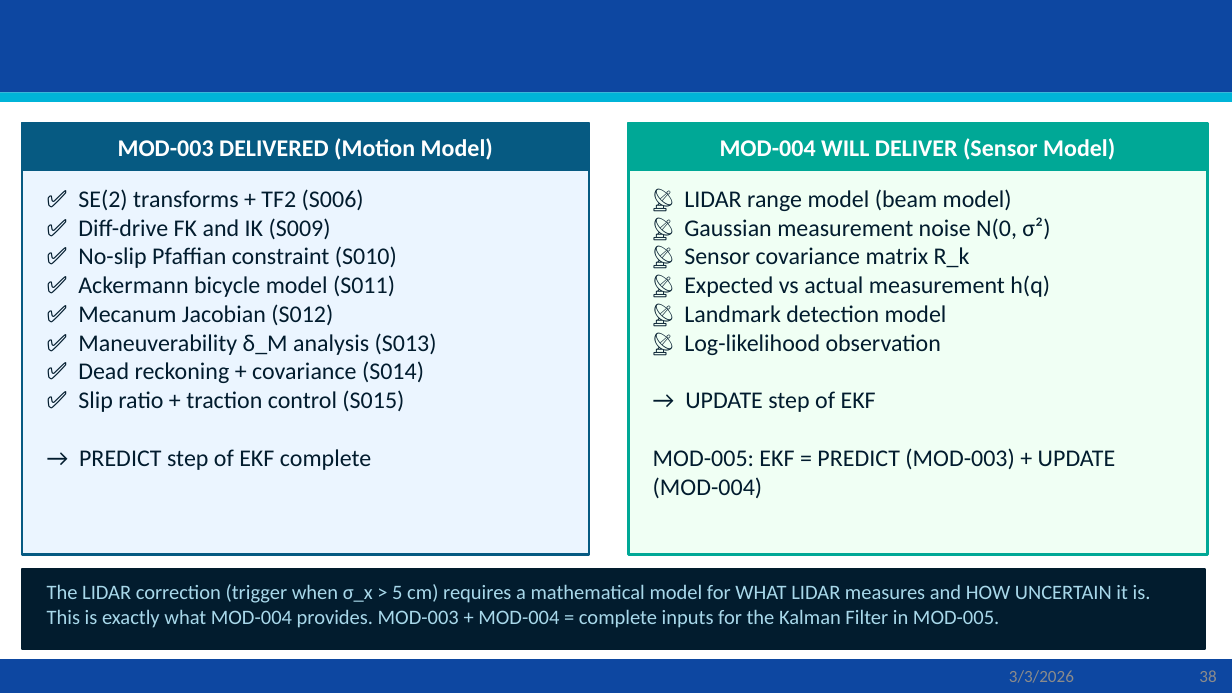
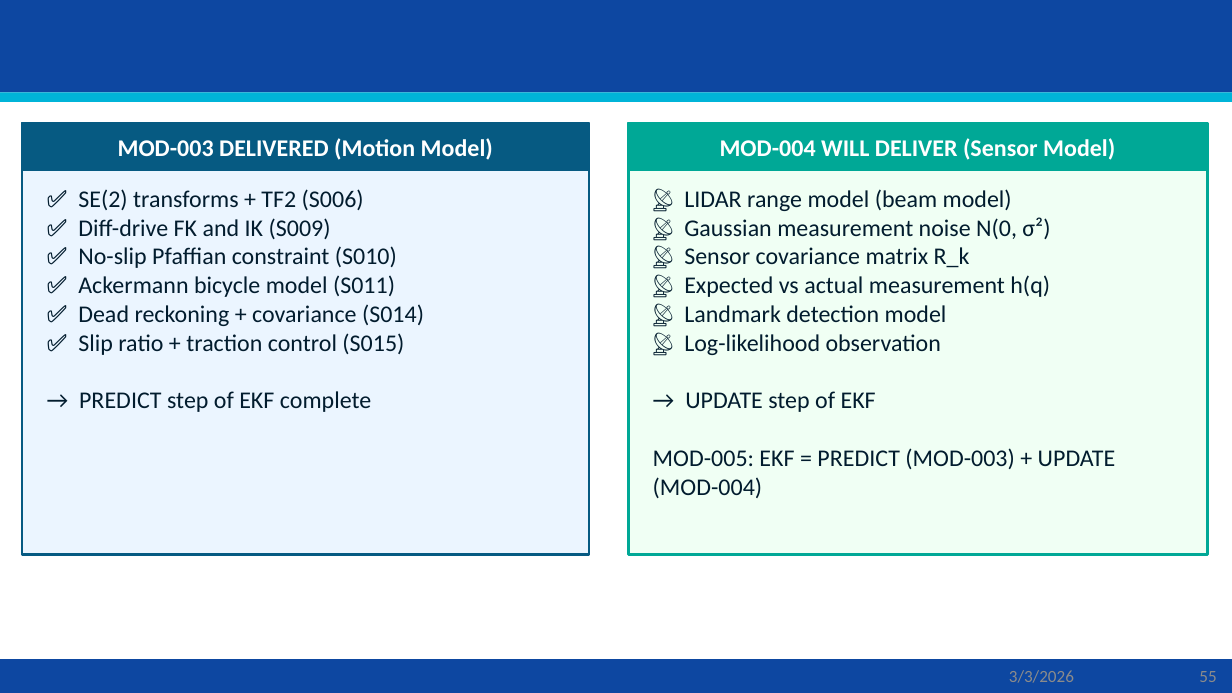
Before and after one commit to AbbadiAhmad/mobile_robots_course, a slide deck: slide 55 of Slides/Mod03/Mod03.pptx (slide 38 before the commit). Drawn at 1232x693 pixels with LibreOffice and Linux fonts; fonts in the diff are those of the drawing. Boxes give left, top, right and bottom in pixels: in the first picture for what was removed or moved away, otherwise in the second. Text is boxed around its words. In the diff, an @@ line names an element or a change of style, - is before the commit and + after.

Commit message:
Lecture 3

```diff
--- a/Slides/Mod03/Mod03.pptx
+++ b/Slides/Mod03/Mod03.pptx
@@ text at [78, 304, 437, 355]: paragraphs removed @@
-✅ Mecanum Jacobian (S012)
-✅ Maneuverability δ_M analysis (S013)
@@ rectangle removed at [22, 569, 1205, 649] @@
@@ text removed at [47, 584, 1151, 628] @@
-The LIDAR correction (trigger when σ_x > 5 cm) requires a mathematical model for WHAT LIDAR measures and HOW UNCERTAIN it is.
-This is exactly what MOD-004 provides. MOD-003 + MOD-004 = complete inputs for the Kalman Filter in MOD-005.
@@ page number at [1199, 671, 1216, 682]: text changed @@
-38
+55
```
Also in this commit, not shown: 2 other slides changed, 21 slides added.
